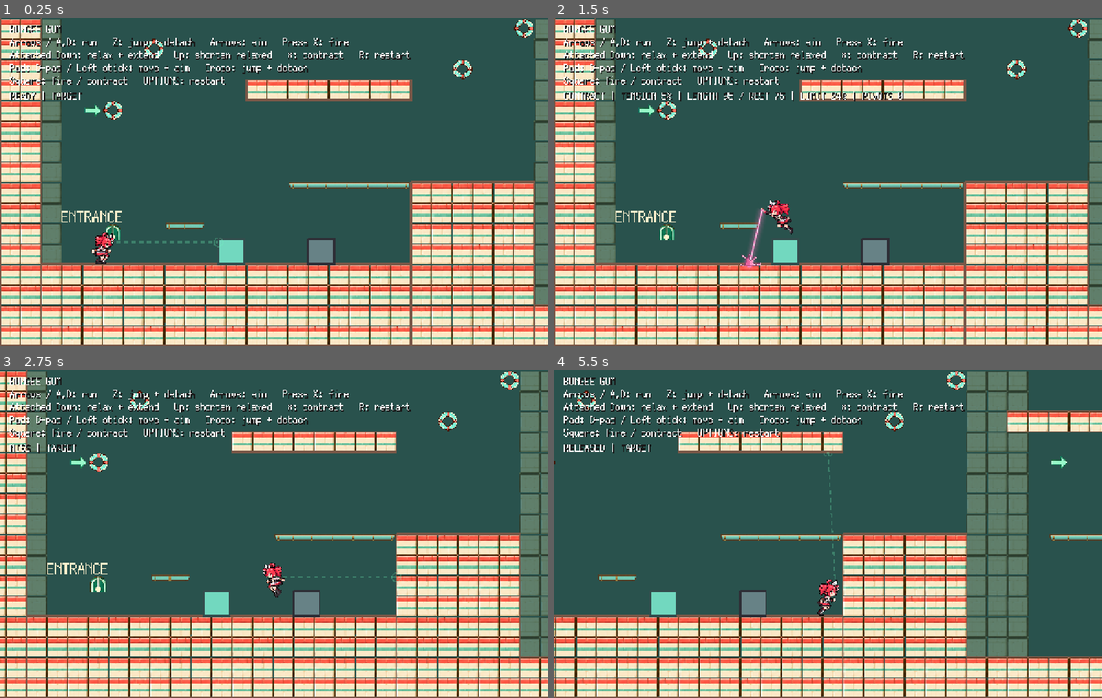
Above: before the commit, frames 1-4 (two rows, left to right).
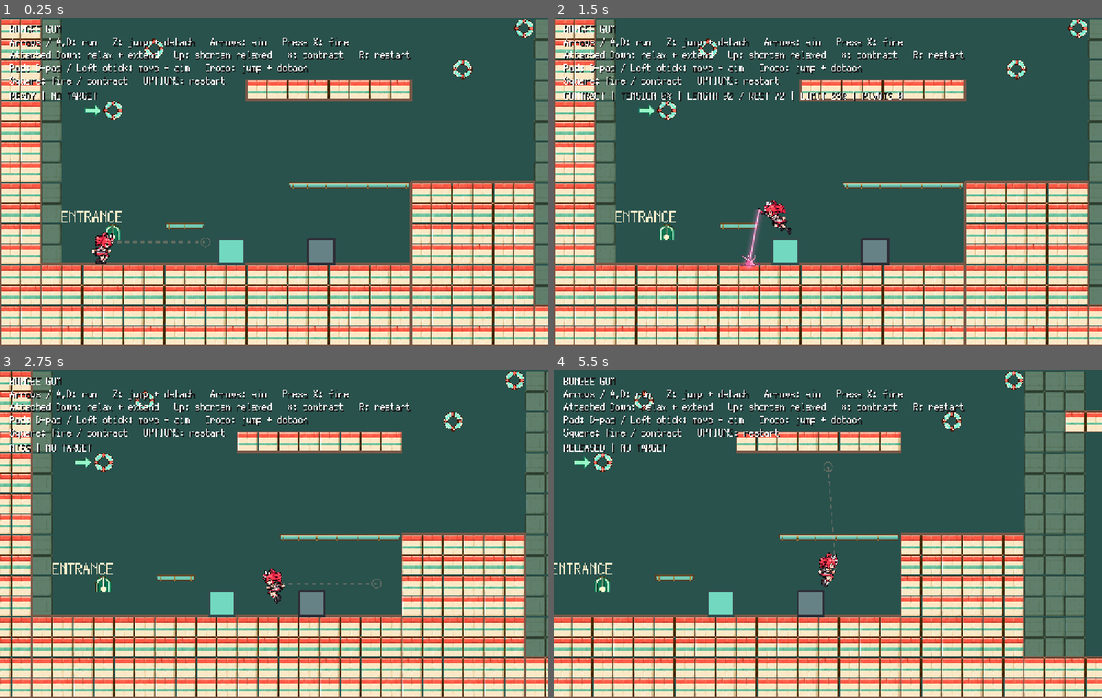
Above: after the commit, the same moments.

Repository: syun77/gd_bungee_gum
Game: Godot game, scene res://scenes/game.tscn
The game is run twice, just before and just after one commit, with the same random seed, the same clock (stepped at 60 frames per second) and the same inputs.
Inputs (mouse positions are in pixels of both pictures, inside the frame that each line leads up to):
- Up to frame 1 (0.25 s): no input
- Up to frame 2 (1.5 s): tap X (gum_action) at 0.5, 1.25 s; move the mouse to (948, 165) at 0.52 s; hold Down (aim_down) 0.53-1.28 s; hold D (move_right) from 0.53 s (still down); click (948, 165) at 0.67 s; tap Z (jump) at 0.77 s; move the mouse to (718, 198) at 1.27 s; tap Left (aim_left) at 1.35 s
- Up to frame 3 (2.75 s): tap Z (jump) at 1.52 s; tap X (gum_action) at 2 s; move the mouse to (328, 461) at 2.02 s; release D (move_right) at 2.03 s; hold A (move_left) from 2.03 s (still down); tap Right (aim_right) at 2.1 s
- Up to frame 4 (5.5 s): tap X (gum_action) at 2.75, 3.5 s; move the mouse to (800, 599) at 2.77 s; release A (move_left) at 2.78 s; hold D (move_right) 2.78-4.28 s; tap Up (aim_up) at 2.85 s; click (800, 599) at 2.92 s; tap Z (jump) at 3.02, 3.77, 4.52 s; move the mouse to (992, 583) at 3.52 s; hold X (gum_action) 3.53-4.28 s; move the mouse to (663, 484) at 4.27 s; hold A (move_left) 4.28-5.03 s; tap 1 at 4.35 s; move the mouse to (855, 534) at 5.02 s; hold D (move_right) from 5.03 s (still down); tap 6 at 5.1 s; click (855, 534) at 5.17 s

The runs differ from the first frame. In frame 1, 0.3% of the frame differs, in the area x 9-41%, y 22-70%; in frame 2, 0.5%; in frame 3, 16%; in frame 4, 32%, in the area x 0-100%, y 0-100%.

Commit message:
Tune gum attachment range to 160 pixels

Diff:
--- a/gd-bungee-gum/resources/game_settings.tres
+++ b/gd-bungee-gum/resources/game_settings.tres
@@ -6,5 +6,6 @@
 resource_name = "Game Settings"
 script = ExtResource("1")
 minimum_length = 4.0
+attachment_range = 160.0
 pinning_diagnostics = false
 gum_diagnostics = false
